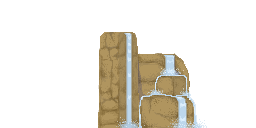
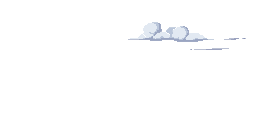
Layers edited between the first and the second 256px x 128px image:
added group "fog and clouds" with 10 layers above "grass" over (x1=98, y1=22, x2=246, y2=128)
added group "cloud2" with 3 layers in group "fog and clouds" over (x1=116, y1=22, x2=246, y2=50)
added layer "shading" (1st of 2, in "fog and clouds" › "cloud2") in group "cloud2" over (x1=128, y1=22, x2=246, y2=50)
added layer "flil" in group "cloud2" over (x1=116, y1=22, x2=246, y2=50)
added layer "outline" (1st of 2, in "fog and clouds" › "cloud2") in group "cloud2" over (x1=116, y1=22, x2=246, y2=50)
renamed "foreground2" to "backgroundmountains", hid the group it (22 layers) over (x1=98, y1=22, x2=246, y2=128)
